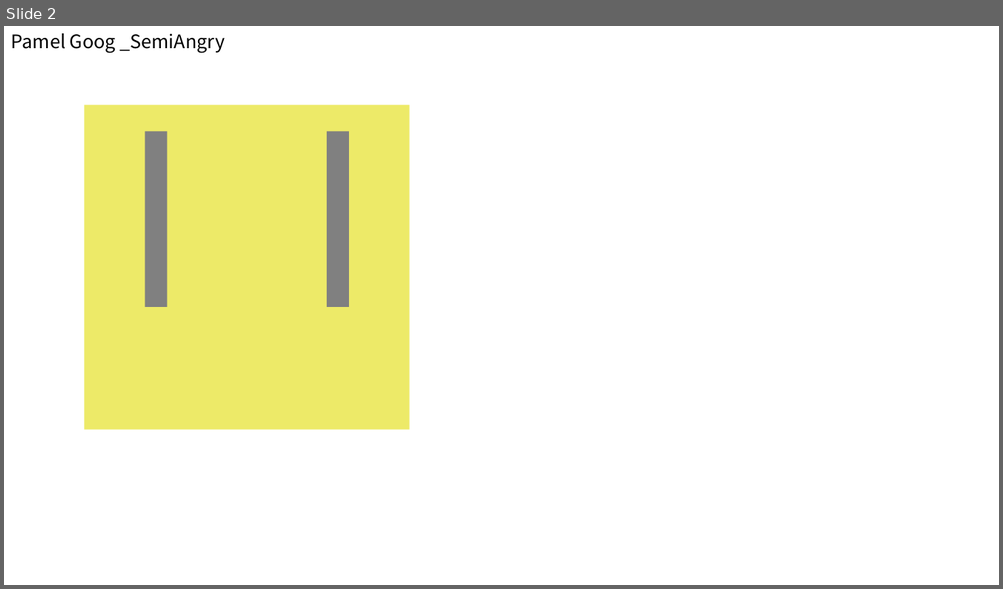
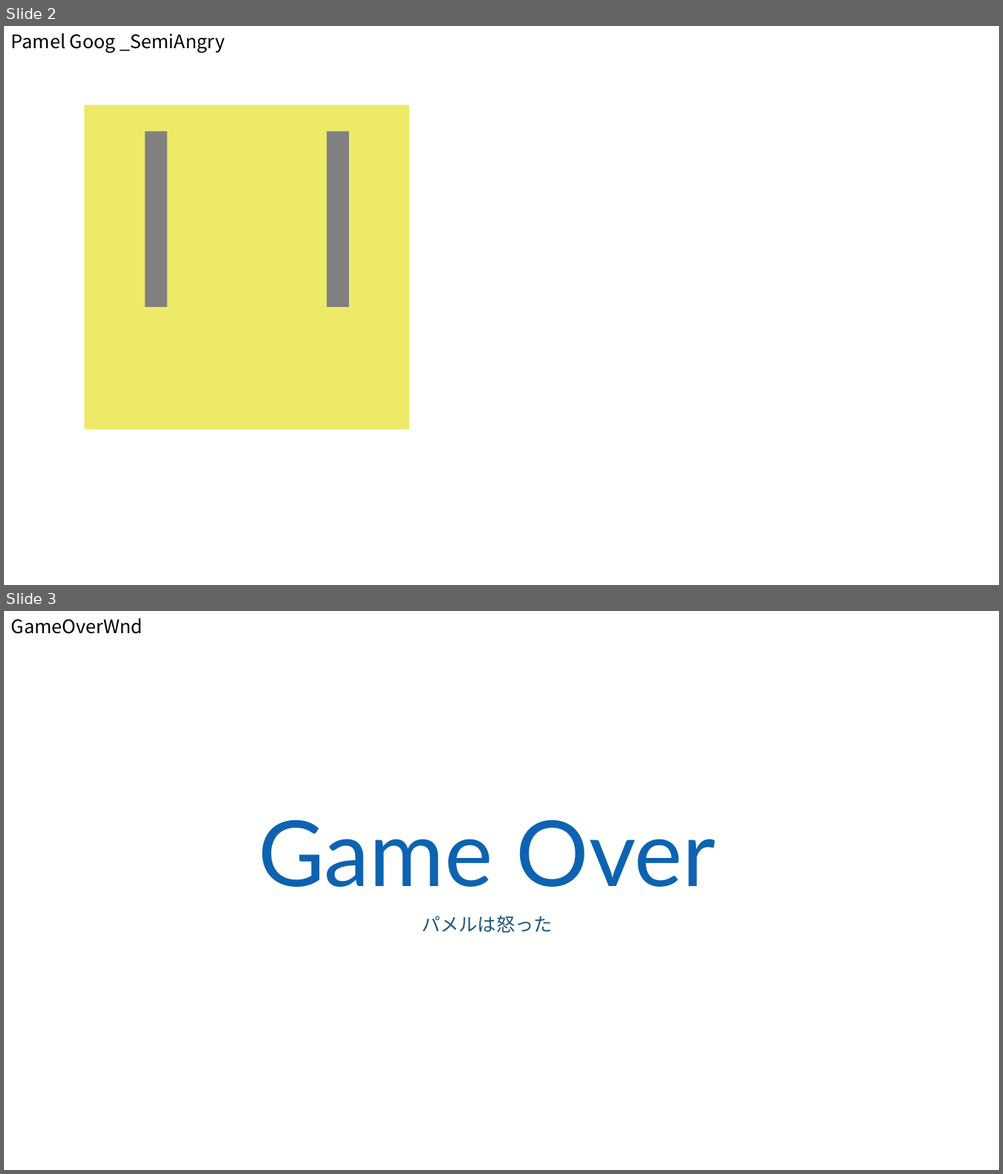
Before and after one commit to Mya-Mya/1811_CarryPamel, a slide deck: 資料/画像素材.pptx. Shown one above the other, each under a label of ours: slide 2 before the commit, slides 2 and 3 after it. The pictures are 1003x589 and 1003x1174 pixels, drawn with LibreOffice and Linux fonts; fonts in the diff are those of the drawing. Boxes give left, top, right and bottom in pixels: in the first picture for what was removed or moved away, otherwise in the second. Text is boxed around its words. In the diff, an @@ line names an element or a change of style, - is before the commit and + after.

```diff
--- a/資料/画像素材.pptx
+++ b/資料/画像素材.pptx
@@ slide 3 added at (x1=4, y1=611, x2=999, y2=1170), background #FFFFFF @@
@@ text added at (x1=11, y1=618, x2=142, y2=634), 18 pt, text #000000 @@
+GameOverWnd
@@ text added at (x1=258, y1=820, x2=716, y2=887), 88 pt, text gradient #000000 to #0D63B1 to #50C1FA @@
+Game Over
@@ text added at (x1=421, y1=916, x2=552, y2=933), 18 pt, text gradient #45B1EE to #1B5780 to #042542 @@
+パメルは怒った
```
Also in this commit, not shown: 2 other files.
